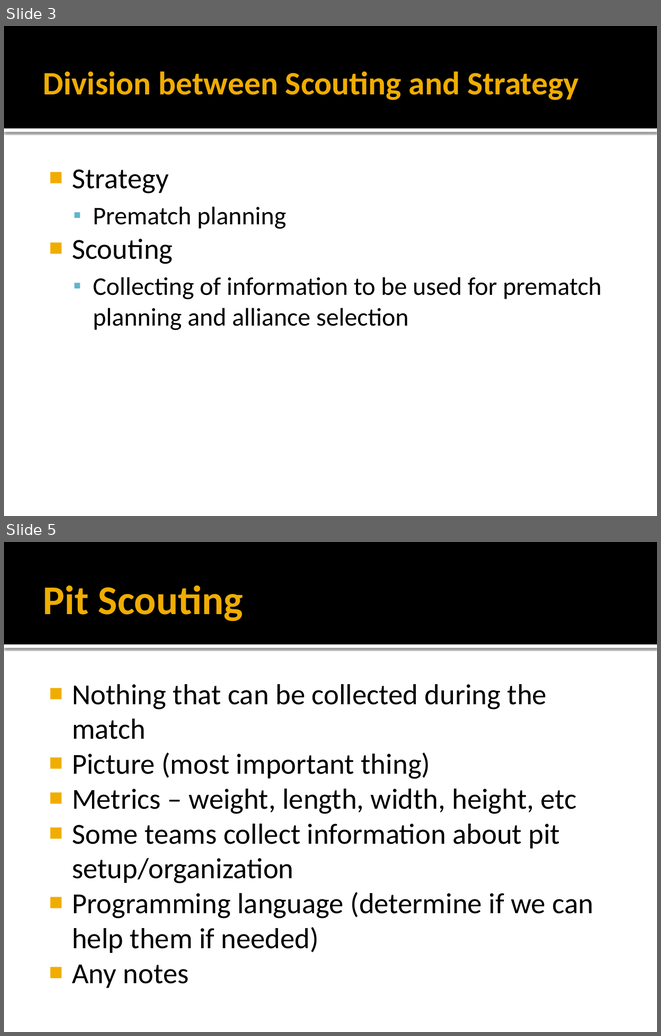
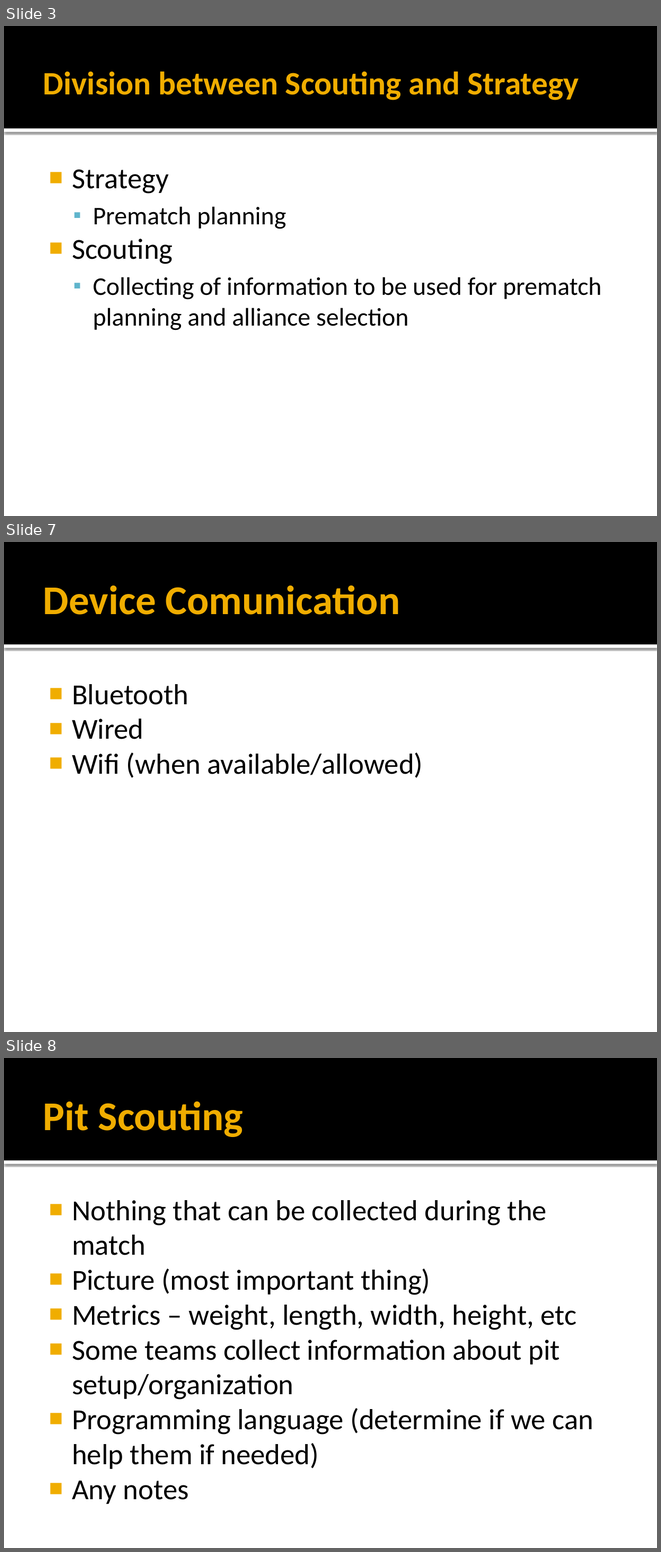
Before and after one commit to HVA-FRC-3824/AndroidLearning, a slide deck: Presentation.pptx. Shown one above the other, each under a label of ours: slides 3 and 5 before the commit, slides 3, 7 and 8 after it; the slides between them are not shown. The pictures are 661x1036 and 661x1552 pixels, drawn with LibreOffice and Linux fonts; fonts in the diff are those of the drawing. Boxes give left, top, right and bottom in pixels: in the first picture for what was removed or moved away, otherwise in the second. Text is boxed around its words. In the diff, an @@ line names an element or a change of style, - is before the commit and + after.

```diff
--- a/Presentation.pptx
+++ b/Presentation.pptx
@@ slide 7 added at <box>4,542,657,1032</box>, background #FFFFFF; not listed: 2 template elements that a slide beside it also shows @@
@@ title added at <box>43,585,400,615</box>, 45 pt, text #F0AD00, bold @@
+Device Comunication
@@ text added at <box>72,684,423,778</box>, 32 pt, text #000000 @@
+■ Bluetooth
+■ Wired
+■ Wifi (when available/allowed)
@@ what was slide 5 is now slide 8 @@
```
Also in this commit, not shown: 4 slides changed, 5 other slides added, 1 slide removed, 9 other files.
